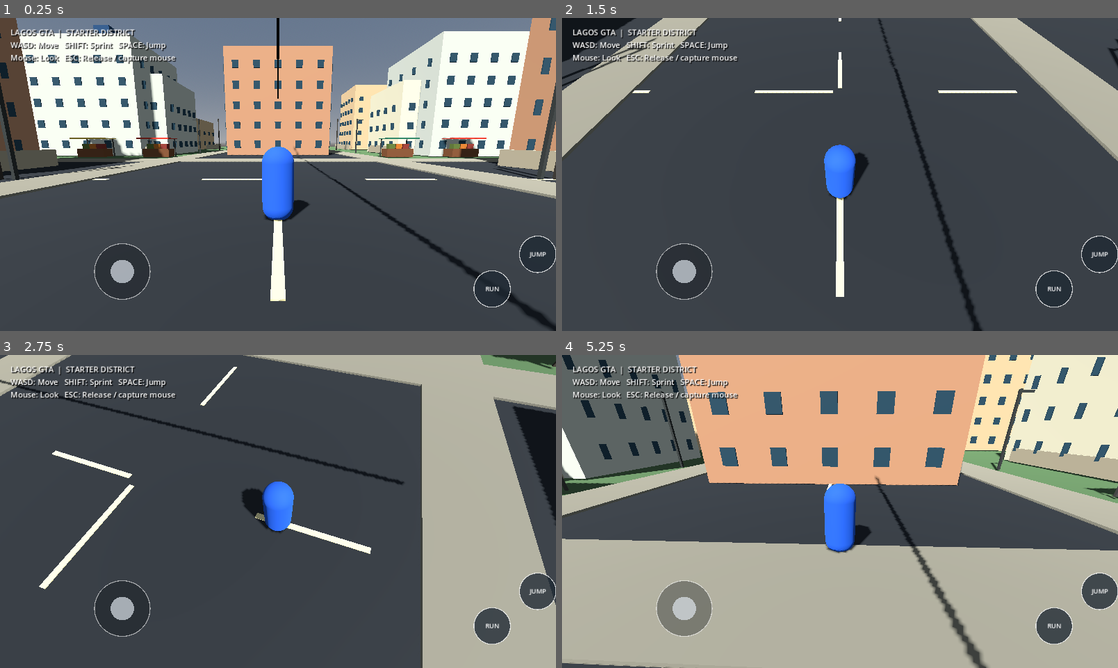
Above: before the commit, frames 1-4 (two rows, left to right).
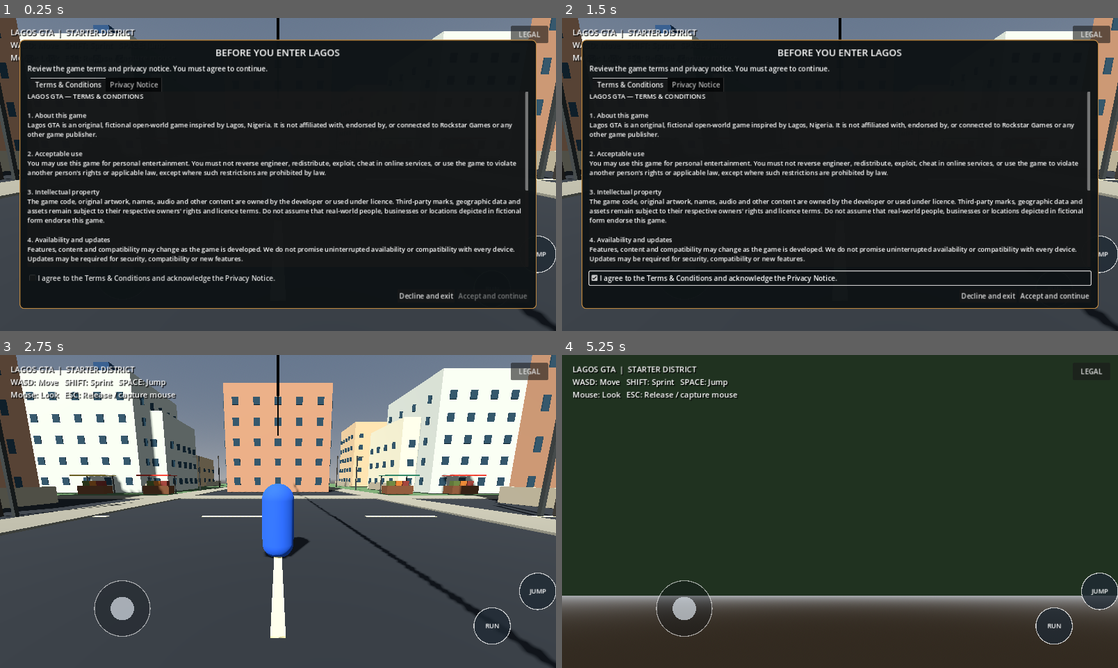
Above: after the commit, the same moments.

Repository: johnAyodele1/lagos-gta
Game: Godot game, scene res://scenes/main.tscn
Same seed, same stepped clock (60 frames per second), same inputs: the game is played once before the commit and once after it.
Inputs (mouse positions are in pixels of both pictures, inside the frame that each line leads up to):
- Up to frame 1 (0.25 s): no input
- Up to frame 2 (1.5 s): click (1090, 33) at 0.5 s, where only the run after the commit has a clickable "LEGAL"; click (840, 277) at 1.25 s, where only the run after the commit has a clickable "I agree to the Terms & Condit…"
- Up to frame 3 (2.75 s): click (494, 633) at 2 s, where only the run after the commit has a clickable "Accept and continue"
- Up to frame 4 (5.25 s): tap Enter at 2.75 s; move the mouse to (867, 511) at 2.77 s; hold Shift 2.78-3.53 s; hold W from 2.78 s (still down); tap Space at 3.02, 3.77 s; move the mouse to (812, 511) at 3.52 s; tap Shift at 3.6, 5.1 s; move the mouse to (851, 505) at 4.27 s; hold Shift 4.28-5.03 s; move the mouse to (834, 517) at 5.02 s

The runs differ from the first frame. In frame 1, 77% of the frame differs, in the area x 3-99%, y 2-93%; in frame 2, 86%; in frame 3, 60%; in frame 4, 97%, in the area x 0-100%, y 0-100%.

Commit message:
feat: show legal consent gate before gameplay

Diff:
--- a/scripts/main.gd
+++ b/scripts/main.gd
@@ -3,6 +3,7 @@
 const PlayerScript = preload("res://scripts/player_controller.gd")
 const WorldScript = preload("res://scripts/world_generator.gd")
 const MobileControlsScript = preload("res://scripts/mobile_controls.gd")
+const LegalConsentScript = preload("res://scripts/legal_consent.gd")
 
 func _ready() -> void:
 	_build_environment()
@@ -12,6 +13,7 @@
 	world.generate()
 	_spawn_player()
 	_add_hud()
+	_add_legal_consent()
 
 func _build_environment() -> void:
 	var world_environment := WorldEnvironment.new()
@@ -28,7 +30,8 @@
 	var sun := DirectionalLight3D.new()
 	sun.rotation_degrees = Vector3(-48.0, -28.0, 0.0)
 	sun.light_energy = 1.15
-	sun.shadow_enabled = true
+	# Dynamic shadows are disabled on mobile to reduce GPU and bandwidth cost.
+	sun.shadow_enabled = not OS.has_feature("mobile")
 	add_child(sun)
 
 func _spawn_player() -> void:
@@ -46,6 +49,12 @@
 	controls_layer.add_child(controls)
 	player.mobile_controls = controls
 
+func _add_legal_consent() -> void:
+	var legal_layer := LegalConsentScript.new()
+	legal_layer.name = "LegalConsent"
+	legal_layer.layer = 20
+	add_child(legal_layer)
+
 func _add_hud() -> void:
 	var layer := CanvasLayer.new()
 	layer.layer = 5
